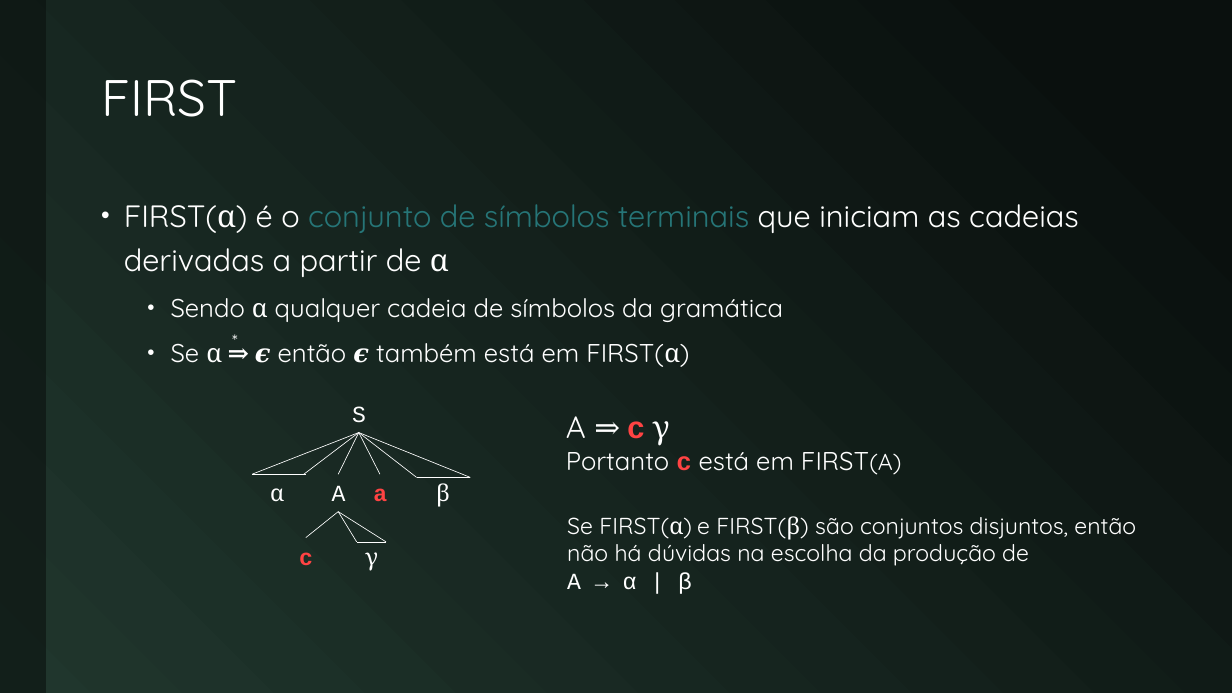
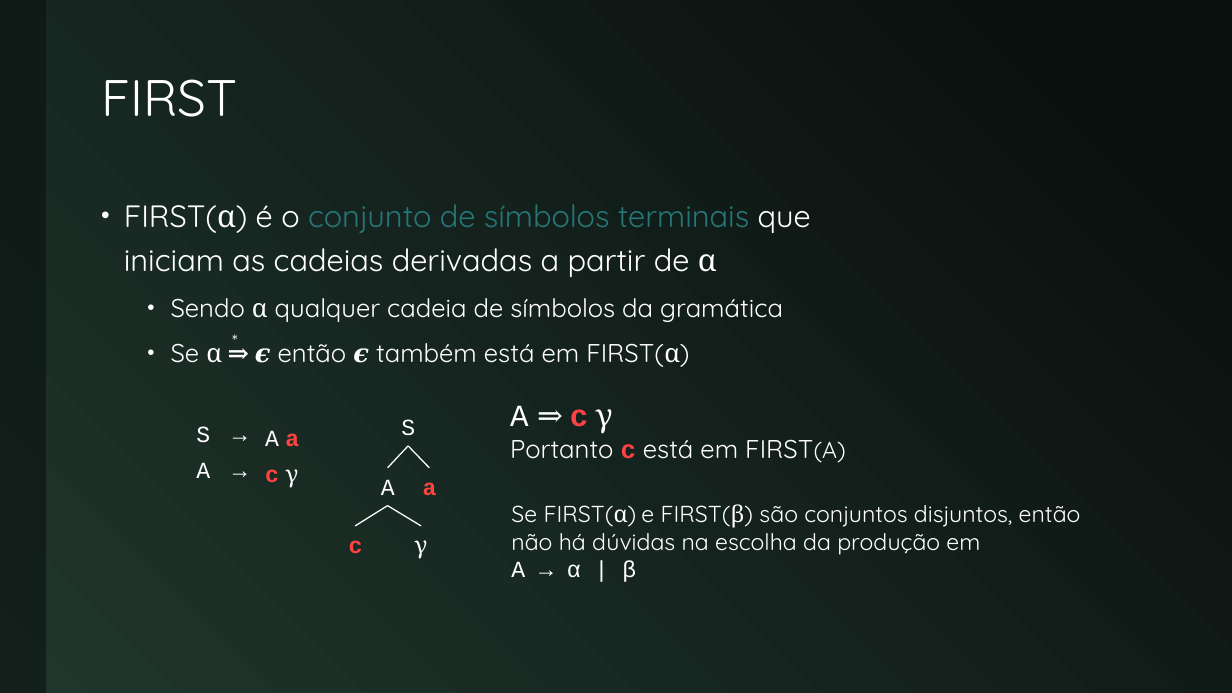
Before and after one commit to JudsonSS/Compiladores, a slide deck: slide 9 of Slides/21. Análise Descendente.pptx (slide 8 before the commit). Drawn at 1232x693 pixels with LibreOffice and Linux fonts; fonts in the diff are those of the drawing. Boxes give left, top, right and bottom in pixels: in the first picture for what was removed or moved away, otherwise in the second. Text is boxed around its words. In the diff, an @@ line names an element or a change of style, - is before the commit and + after.

```diff
--- a/Slides/21. Análise Descendente.pptx
+++ b/Slides/21. Análise Descendente.pptx
@@ text "FIRST(α) é o conjunto de ..." rewrapped from (124, 204, 1079, 367) to (124, 204, 811, 367) @@
@@ text "S": place and size @@
-text "S" at (352, 406, 366, 423)
+text "S" at (401, 419, 415, 436)
@@ text "A ⇒ c γ Portanto ...": place and size @@
-text "A ⇒ c γ Portanto ..." at (566, 416, 901, 475)
+text "A ⇒ c γ Portanto ..." at (510, 405, 846, 463)
@@ text "A ⇒ c γ Portanto ..." at (510, 405, 846, 463): font Quicksand to Courier New in "A" @@
@@ table added at (176, 423, 320, 496), 2 rows, 3 columns @@
+S | → | A a
+A | → | c γ
@@ line moved from (338, 474) - (359, 433) to (387, 468) - (409, 446) @@
@@ line (387, 468) - (409, 446): stroke #FFFFFF 0.5 pt to #FFFFFF 1 pt @@
@@ line moved from (380, 474) - (359, 433) to (429, 468) - (409, 446) @@
@@ line (429, 468) - (409, 446): stroke #FFFFFF 0.5 pt to #FFFFFF 1 pt @@
@@ text "A": place and size @@
-text "A" at (332, 485, 346, 501)
+text "A" at (381, 479, 395, 495)
@@ text "a": place and size @@
-text "a" at (373, 488, 387, 501)
+text "a" at (423, 482, 437, 496)
@@ line moved from (306, 538) - (338, 512) to (355, 526) - (387, 506) @@
@@ line (355, 526) - (387, 506): stroke #FFFFFF 0.5 pt to #FFFFFF 1 pt @@
@@ line moved from (386, 542) - (338, 512) to (421, 526) - (387, 506) @@
@@ line (421, 526) - (387, 506): stroke #FFFFFF 0.5 pt to #FFFFFF 1 pt @@
@@ text at (511, 504, 1081, 582): text changed @@
-Se FIRST(α) e FIRST(β) são conjuntos disjuntos, então não há dúvidas na escolha da produção de
-A → α | β
+Se FIRST(α) e FIRST(β) são conjuntos disjuntos, então não há dúvidas na escolha da produção em
+A → α | β
@@ group removed at (252, 433, 470, 542): 8 lines, 2 texts @@
-α
-β
@@ text "c": place and size @@
-text "c" at (299, 552, 313, 566)
+text "c" at (349, 540, 363, 554)
@@ text "γ": place and size @@
-text "γ" at (365, 552, 378, 571)
+text "γ" at (414, 540, 427, 559)
```
Also in this commit, not shown: 9 other slides changed, 3 slides added, 1 other file.
